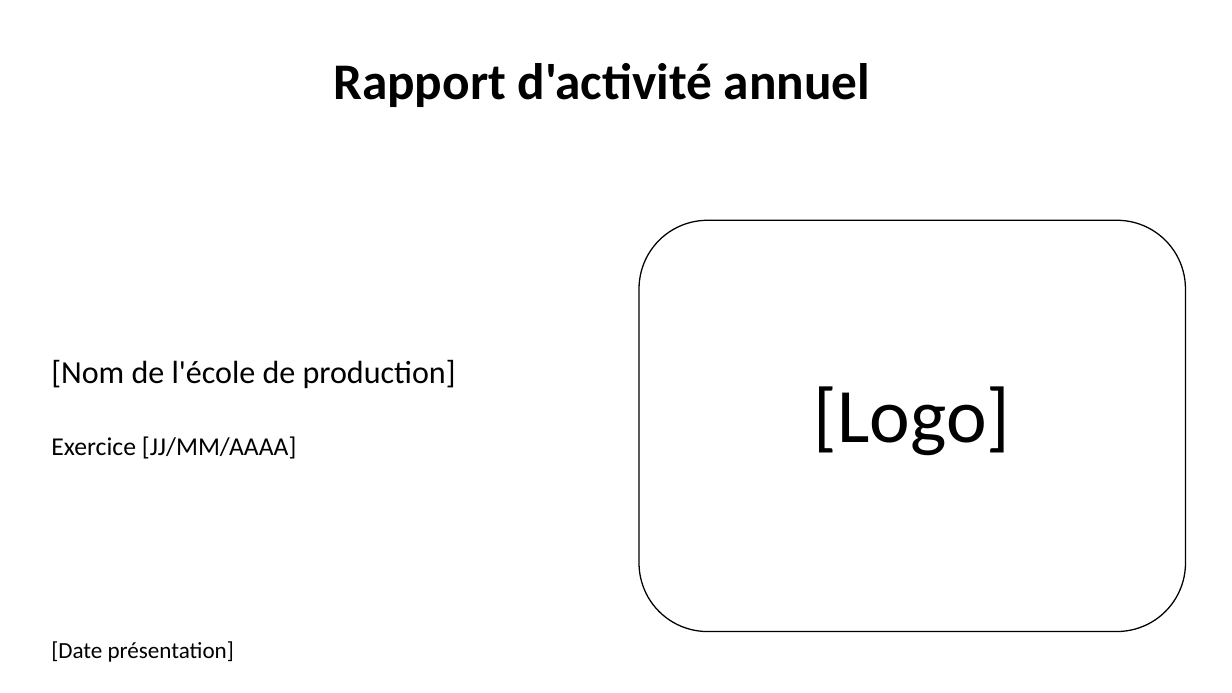
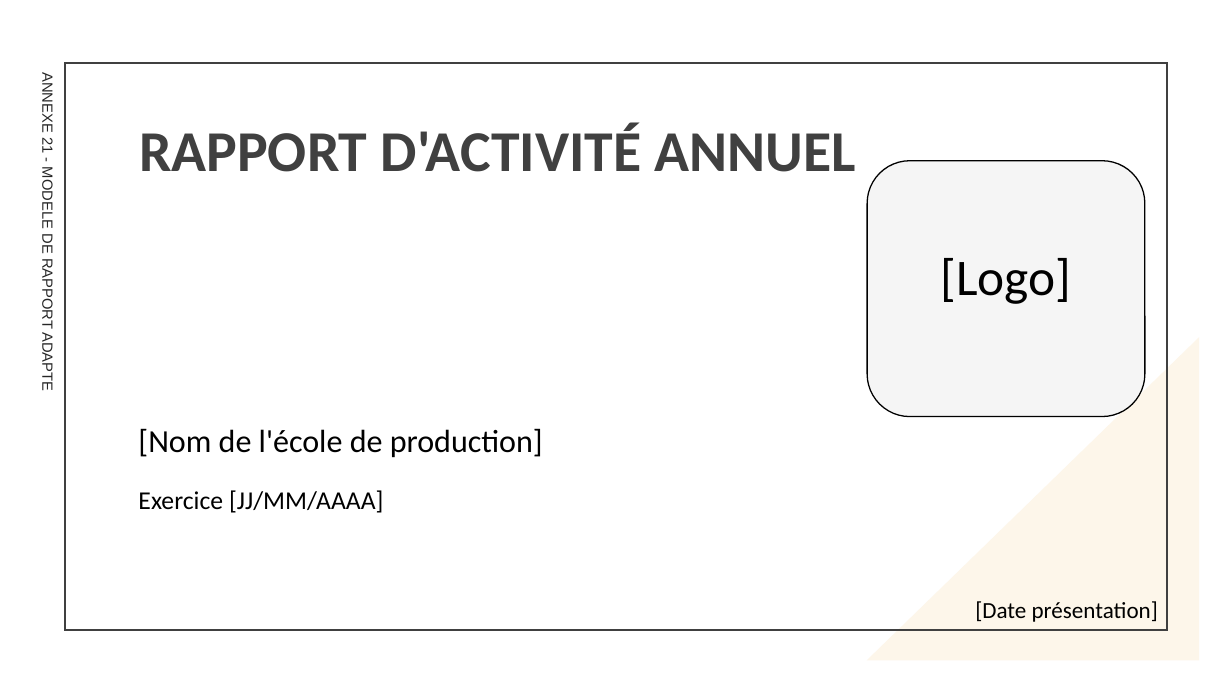
Before and after one commit to Ok1nam/EDP180625, a slide deck: slide 1 of client/public/fichiers/ANNEXE 21 - MODELE DE RAPPORT ADAPTE.pptx. Drawn at 1232x693 pixels with LibreOffice and Linux fonts; fonts in the diff are those of the drawing. Boxes give left, top, right and bottom in pixels: in the first picture for what was removed or moved away, otherwise in the second. Text is boxed around its words. In the diff, an @@ line names an element or a change of style, - is before the commit and + after.

```diff
--- a/client/public/fichiers/ANNEXE 21 - MODELE DE RAPPORT ADAPTE.pptx
+++ b/client/public/fichiers/ANNEXE 21 - MODELE DE RAPPORT ADAPTE.pptx
@@ text added at <box>39,78,55,390</box>, 11.5 pt, text #262626 @@
+ANNEXE 21 - MODELE DE RAPPORT ADAPTE
@@ rectangle added at <box>65,63,1167,629</box>, outline #404040 1.5 pt @@
@@ title at <box>139,124,855,172</box>: text changed; size 40 to 45 pt; text colour #000000 to #404040 @@
-Rapport d'activité annuel
+RAPPORT D'ACTIVITÉ ANNUEL
@@ rounded rectangle "[Logo]": place and size @@
-rounded rectangle "[Logo]" at <box>640,220,1186,631</box>
+rounded rectangle "[Logo]" at <box>867,161,1145,417</box>
@@ rounded rectangle "[Logo]" at <box>867,161,1145,417</box>: size 60 to 40 pt; fill #FFFFFF to #F5F5F5 @@
@@ right triangle added at <box>867,337,1200,661</box>, fill #FDF6EA @@
@@ text "[Nom de l'école de production]": place and size @@
-text "[Nom de l'école de production]" at <box>51,359,456,389</box>
+text "[Nom de l'école de production]" at <box>138,428,543,458</box>
@@ text "Exercice [JJ/MM/AAAA]": place and size @@
-text "Exercice [JJ/MM/AAAA]" at <box>51,436,296,459</box>
+text "Exercice [JJ/MM/AAAA]" at <box>138,490,383,513</box>
@@ text "[Date présentation]": place and size @@
-text "[Date présentation]" at <box>51,641,234,662</box>
+text "[Date présentation]" at <box>975,601,1158,622</box>
```
Also in this commit, not shown: 9 other slides changed, 4 other files.
